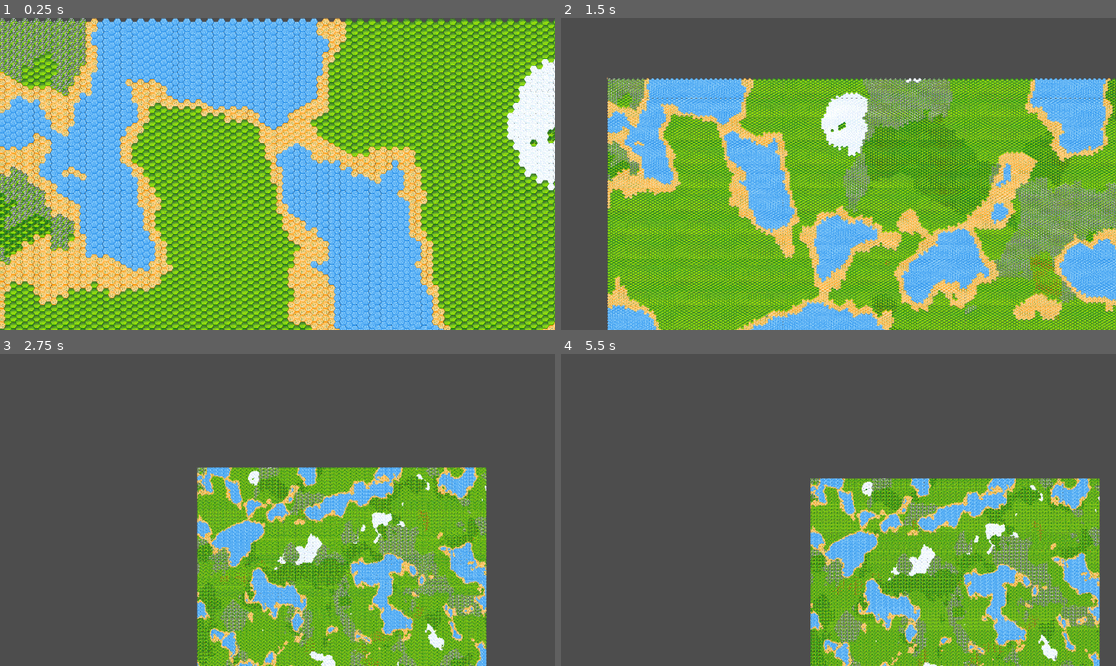
Above: before the commit, frames 1-4 (two rows, left to right).
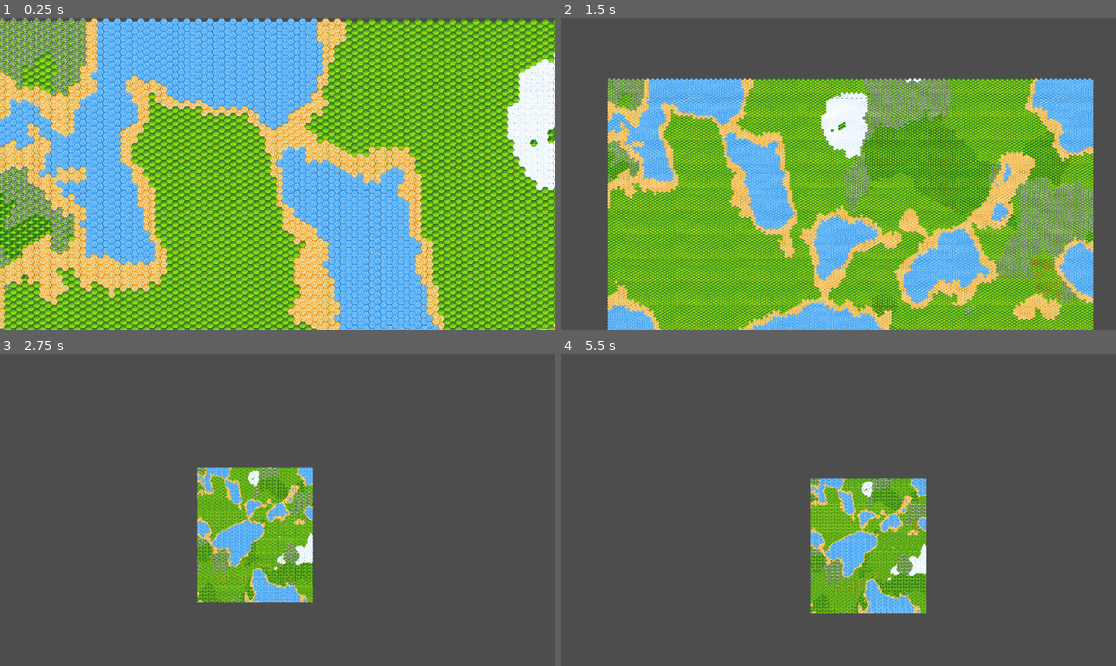
Above: after the commit, the same moments.

Repository: IsStephy/Game_TM_2
Game: Godot game, scene res://scenes/main.tscn
Two runs of this game, one before a commit and one after it. Both use one fixed random seed, a clock stepped at 60 frames per second and the inputs below.
Inputs (mouse positions are in pixels of both pictures, inside the frame that each line leads up to):
- Up to frame 1 (0.25 s): no input
- Up to frame 2 (1.5 s): tap Enter at 0.5 s; move the mouse to (960, 158) at 0.52 s; hold Right (ui_right) 0.53-1.28 s; hold P 0.53-1.28 s; click (960, 158) at 0.67 s; move the mouse to (727, 189) at 1.27 s; hold Down (ui_down) from 1.28 s (still down); tap O at 1.35 s; click (727, 189) at 1.42 s
- Up to frame 3 (2.75 s): move the mouse to (333, 441) at 2.02 s; release Down (ui_down) at 2.03 s; hold Right (ui_right) from 2.03 s (still down); hold P from 2.03 s (still down); click (333, 441) at 2.17 s
- Up to frame 4 (5.5 s): move the mouse to (810, 572) at 2.77 s; release Right (ui_right) at 2.78 s; release P at 2.78 s; hold Up (ui_up) 2.78-3.53 s; tap O at 2.85, 4.35 s; click (810, 572) at 2.92 s; move the mouse to (1005, 556) at 3.52 s; hold P 3.53-4.28 s; hold Left (ui_left) 3.53-5.03 s; click (1005, 556) at 3.67 s; move the mouse to (672, 463) at 4.27 s; click (672, 463) at 4.42 s; move the mouse to (866, 510) at 5.02 s; hold Down (ui_down) from 5.03 s (still down); hold P from 5.03 s (still down); click (866, 510) at 5.17 s

The runs differ from the first frame. In frame 1, 3.7% of the frame differs, in the area x 0-100%, y 0-100%; in frame 2, 5.4%; in frame 3, 24%, in the area x 35-88%, y 36-100%; in frame 4, 23%.

Commit message:
add assets fro 5 tyeps of humans(plus their professions) add farm, house, church. Create a fucntion that make a graph from the tiles and connect every adjacent tiles(for future path finding algorithm implenetation). Add a fucntion that createa new human at thte clocked tile

Diff:
--- a/Grid_map/game_of_life/scenes/human_cell.tscn
+++ b/Grid_map/game_of_life/scenes/human_cell.tscn
@@ -1,7 +1,7 @@
-[gd_scene load_steps=3 format=3 uid="uid://67xg1hhffisx"]
+[gd_scene load_steps=3 format=3 uid="uid://4o1cyogx4w24"]
 
 [ext_resource type="Script" path="res://scenes/human_cell.gd" id="1_qme2j"]
-[ext_resource type="Texture2D" uid="uid://cy4eqdyg342dn" path="res://assets/sell/tilemap2.png" id="2_ubk54"]
+[ext_resource type="Texture2D" uid="uid://dlep1qnmnsjcf" path="res://assets/character/default.png" id="2_lm33g"]
 
 [node name="HumanCell" type="Node2D"]
 script = ExtResource("1_qme2j")
@@ -9,6 +9,8 @@
 [node name="Cell" type="Sprite2D" parent="."]
 show_behind_parent = true
 top_level = true
-texture = ExtResource("2_ubk54")
+position = Vector2(16, 16)
+scale = Vector2(2, 2)
+texture = ExtResource("2_lm33g")
 region_enabled = true
-region_rect = Rect2(0, 0, 32, 32)
+region_rect = Rect2(0, 0, 16, 16)
--- a/Grid_map/game_of_life/scenes/main.gd
+++ b/Grid_map/game_of_life/scenes/main.gd
@@ -2,12 +2,13 @@
 
 @export var noise_height_text: NoiseTexture2D
 @export var second_noise: NoiseTexture2D
+
 var noise: FastNoiseLite
 var noise_2: FastNoiseLite
-var width: int = 500
-var height: int = 500
+var width: int = 200
+var height: int = 200
 @onready var tile_map = $TileMapLayer
-
+@onready var astar = AStar2D.new()
 @onready var human_cells = []
 
 # TileSet atlas coordinates
@@ -19,7 +20,7 @@
 var flower = Vector2i(19, 33)
 var snow = Vector2i(2, 29)
 var forest = Vector2i(11, 14)
-
+var count = 0
 # Noise data storage
 var noise_values = []
 var min_noise: float = INF
@@ -60,6 +61,32 @@
 		for y in range (height):
 			noise_values.append((noise.get_noise_2d(x,y) + noise_2.get_noise_2d(x,y))/2)
 # Step 1: Store all noise values and find min/max
+func _unhandled_input(event):
+	if event is InputEventMouseButton and event.pressed and event.button_index == MOUSE_BUTTON_LEFT:
+		var cell_coords = tile_map.local_to_map(get_local_mouse_position())
+
+		# Check if the click is within the bounds of the grid
+		if cell_coords.x >= 0 and cell_coords.x < width and cell_coords.y >= 0 and cell_coords.y < height:
+			# Spawn the human cell at the clicked node
+			spawn_human_cell(cell_coords)
+
+# Function to spawn the human cell at the grid coordinates
+func spawn_human_cell(pos: Vector2i):
+	# Create a new sprite for the human cell
+	var sprite = Sprite2D.new()
+	sprite.texture = preload("res://assets/character/default.png")  # Replace with the actual path to your texture
+	add_child(sprite)
+
+	# Scale the sprite to make it 2 times bigger (32x32)
+	sprite.scale = Vector2(2, 2)
+
+	# Position the sprite at the correct location based on the tile coordinates
+	# Convert the grid coordinates to world position using map_to_local
+	sprite.position = tile_map.map_to_local(pos)
+
+	# Add the sprite to the human cells list
+	human_cells.append({"sprite": sprite, "pos": pos})
+
 
 # Step 2: Generate world using actual min/max noise range
 func generate_world():
@@ -91,15 +118,53 @@
 					tile_pos = forest
 				elif normalized_noise > thresholds[6]:
 					tile_pos = snow
-
+			count += 1
 			tile_map.set_cell(Vector2i(x, y), source_id, tile_pos)
 
-
+			# Add tile to the AStar2D graph
+			var node_id = x * height + y
+			astar.add_point(node_id, Vector2(x, y))
+
+			# Connect the tile to its six neighbors (hexagonal grid adjacency)
+			# Top-left, Top-right, Left, Right, Bottom-left, Bottom-right
+	for x in range(width):
+		for y in range(height):
+			var node_id = x * height + y
+			connect_hex_neighbors(x, y, node_id)
+
+	print(count)
 	# Force the tilemap to refresh
 	tile_map.visible = true
 	tile_map.modulate = Color(1, 1, 1, 1)  # Ensure visibility
 
-	# Move camera to center of map
+func connect_hex_neighbors(x: int, y: int, node_id: int):
+	# Directions for hexagonal adjacency (6 neighbors)
+	var directions = [
+		Vector2(-1, 0),  # Left
+		Vector2(1, 0),   # Right
+		Vector2(0, -1),  # Top-left
+		Vector2(0, 1),   # Bottom-right
+		Vector2(-1, 1),  # Bottom-left
+		Vector2(1, -1)   # Top-right
+	]
+
+	# For each direction, check if the neighbor exists and connect
+	for dir in directions:
+		var neighbor_x = x + dir.x
+		var neighbor_y = y + dir.y
+
+		# Check if the neighbor is within bounds
+		if neighbor_x > 0 and neighbor_x < width and neighbor_y > 0 and neighbor_y < height:
+			# Calculate the neighbor's node ID
+			var neighbor_id = neighbor_x * height + neighbor_y
+			# Connect the current tile to the neighbor
+			astar.connect_points(node_id, neighbor_id, true)
+
+func find_path(start: Vector2i, goal: Vector2i) -> Array:
+	var start_id = start.x * height + start.y
+	var goal_id = goal.x * height + goal.y
+	var path = astar.get_point_path(start_id, goal_id)
+	return path
 
 func step_game_of_life():
 	next_states.clear()
--- a/Grid_map/game_of_life/scenes/main.tscn
+++ b/Grid_map/game_of_life/scenes/main.tscn
@@ -708,3 +708,5 @@
 [node name="Camera2D" type="Camera2D" parent="CharacterBody2D"]
 position = Vector2(592, 328)
 zoom = Vector2(0.5, 0.5)
+
+[node name="Timer" type="Timer" parent="."]
--- a/Grid_map/game_of_life/scenes/opening_menu.tscn
+++ b/Grid_map/game_of_life/scenes/opening_menu.tscn
@@ -818,7 +818,7 @@
 
 [node name="TileMapLayer" type="TileMapLayer" parent="."]
 modulate = Color(0.556953, 0.556953, 0.556953, 1)
-position = Vector2(0, -8)
+position = Vector2(0, -6)
 tile_map_data = PackedByteArray("AAABAAAAAgABAAEAAAACAAEAAgACAAEAAAABAAEAAgABAAEAAAACAAIAAgACAAEAAAABAAIAAgABAAEAAAACAA …(20192 unchanged characters)…
 tile_set = SubResource("TileSet_6ebm6")
 
Binary file added: Grid_map/game_of_life/assets/buildings/church.png
Not shown, added: Grid_map/game_of_life/assets/buildings/church.png.import
Binary file added: Grid_map/game_of_life/assets/buildings/farm.png
Not shown, added: Grid_map/game_of_life/assets/buildings/farm.png.import
Binary file added: Grid_map/game_of_life/assets/buildings/house.png
Not shown, added: Grid_map/game_of_life/assets/buildings/house.png.import
Binary file added: Grid_map/game_of_life/assets/character/builder.png
Not shown, added: Grid_map/game_of_life/assets/character/builder.png.import
Binary file added: Grid_map/game_of_life/assets/character/default.png
Not shown, added: Grid_map/game_of_life/assets/character/default.png.import
Binary file added: Grid_map/game_of_life/assets/character/farmer.png
Not shown, added: Grid_map/game_of_life/assets/character/farmer.png.import
(and 10 more such lines)
